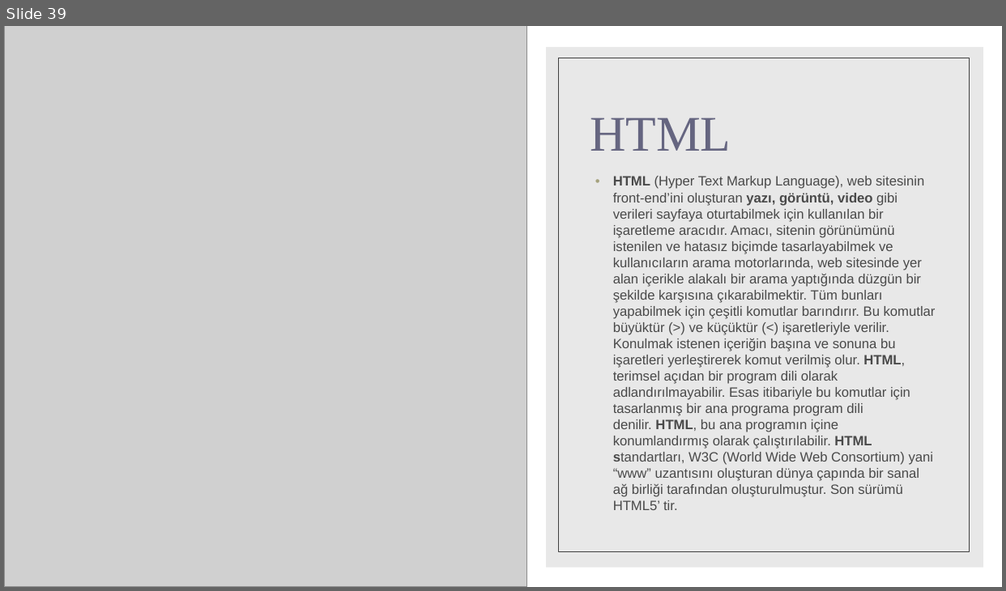
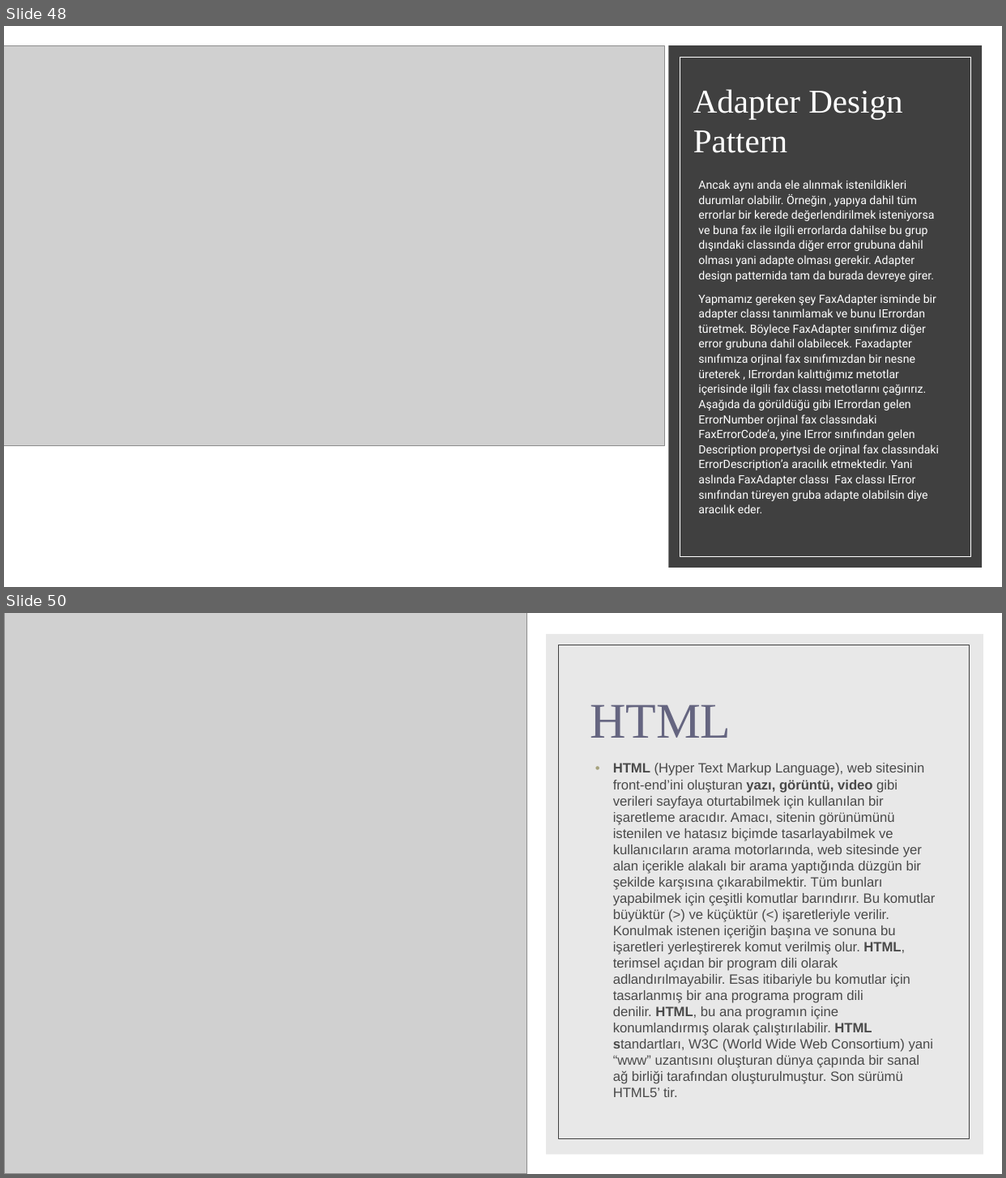
Before and after one commit to bnymnclskn01/BEM-Egitim, a slide deck: Bilişim eğitim merkezi.pptx. Shown one above the other, each under a label of ours: slide 39 before the commit, slides 48 and 50 after it; the slides between them are not shown. The pictures are 1006x591 and 1006x1178 pixels, drawn with LibreOffice and Linux fonts; fonts in the diff are those of the drawing; grey boxes stand for pictures. Boxes give left, top, right and bottom in pixels: in the first picture for what was removed or moved away, otherwise in the second. Text is boxed around its words. In the diff, an @@ line names an element or a change of style, - is before the commit and + after.

```diff
--- a/Bilişim eğitim merkezi.pptx
+++ b/Bilişim eğitim merkezi.pptx
@@ slide 48 added at (4,26,1002,587), background #FFFFFF @@
@@ picture added at (4,45,664,446) @@
@@ rectangle added at (669,45,982,568), fill #404040 @@
@@ rectangle added at (680,57,971,557), outline #FFFFFF 0.5 pt @@
@@ title added at (693,89,902,153), 32 pt, text #FFFFFF @@
+Adapter Design Pattern
@@ text added at (698,180,939,514), 11 pt, text #FFFFFF @@
+Ancak aynı anda ele alınmak istenildikleri durumlar olabilir. Örneğin , yapıya dahil tüm errorlar bir kerede değerlendirilmek isteniyorsa ve buna fax ile ilgili errorlarda dahilse bu grup dışındaki classında diğer error grubuna dahil olması yani adapte olması gerekir. Adapter design patternida tam da burada devreye girer.
+Yapmamız gereken şey FaxAdapter isminde bir adapter classı tanımlamak ve bunu IErrordan türetmek. Böylece FaxAdapter sınıfımız diğer error grubuna dahil olabilecek. Faxadapter sınıfımıza orjinal fax sınıfımızdan bir nesne üreterek , IErrordan kalıttığımız metotlar içerisinde ilgili fax classı metotlarını çağırırız. Aşağıda da görüldüğü gibi IErrordan gelen ErrorNumber orjinal fax classındaki FaxErrorCode’a, yine IError sınıfından gelen Description propertysi de orjinal fax classındaki ErrorDescription’a aracılık etmektedir. Yani aslında FaxAdapter classı Fax classı IError sınıfından türeyen gruba adapte olabilsin diye aracılık eder.
@@ what was slide 39 is now slide 50 @@
```
Also in this commit, not shown: 11 other slides added, 1 slide removed.
